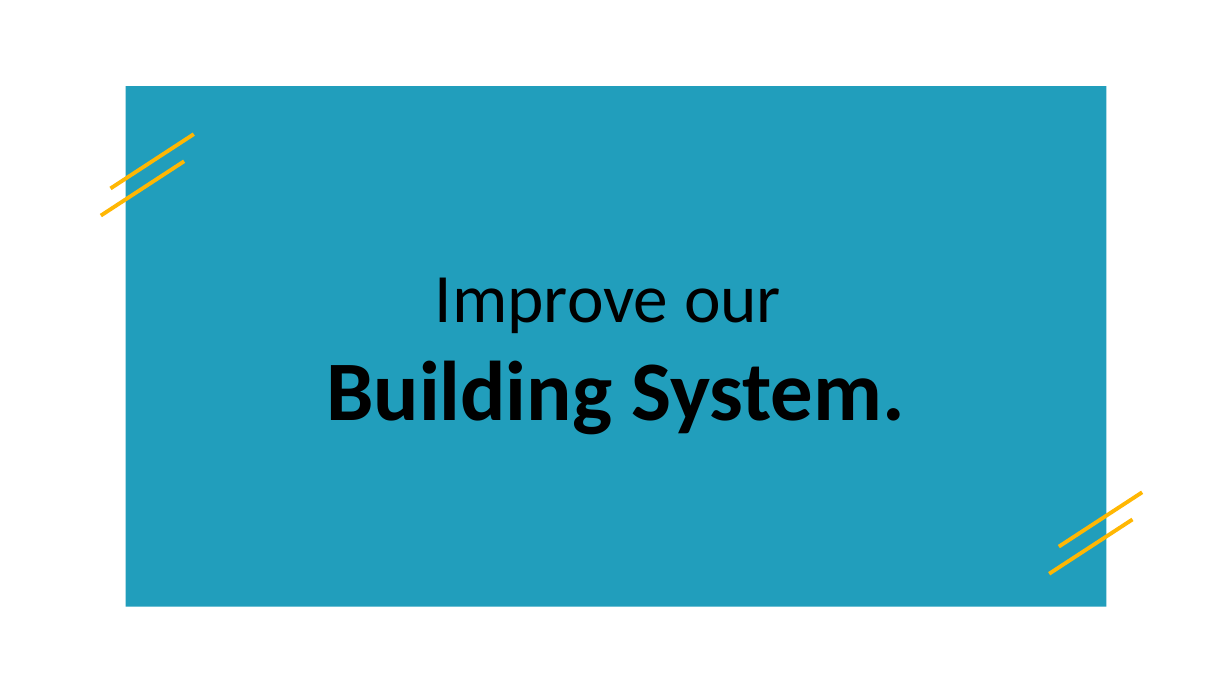
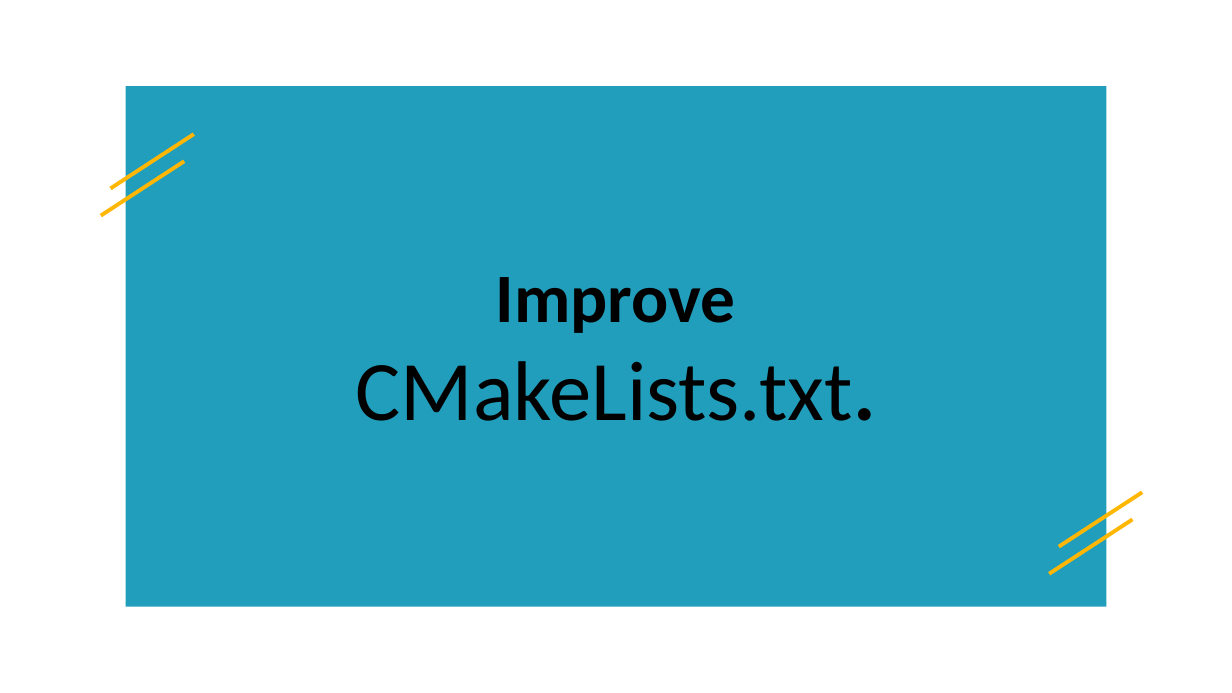
Before and after one commit to BingHanLin/Learn_Modern_CMake, a slide deck: slide 14 of cmake notes.pptx. Drawn at 1232x693 pixels with LibreOffice and Linux fonts; fonts in the diff are those of the drawing; background and template pictures are left out. Boxes give left, top, right and bottom in pixels: in the first picture for what was removed or moved away, otherwise in the second. Text is boxed around its words. In the diff, an @@ line names an element or a change of style, - is before the commit and + after.

```diff
--- a/cmake notes.pptx
+++ b/cmake notes.pptx
@@ text at box(356, 277, 877, 421): text changed; bold off @@
-Improve our
-Building System.
+Improve
+CMakeLists.txt.
```
Also in this commit, not shown: 7 other slides changed, 3 slides added, 4 slides removed, 35 other files.
